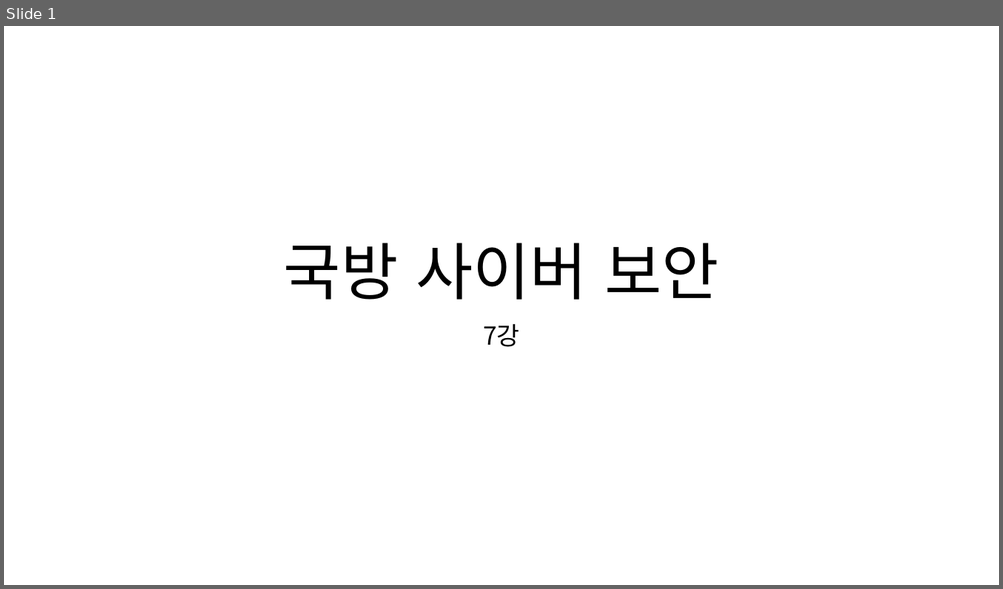
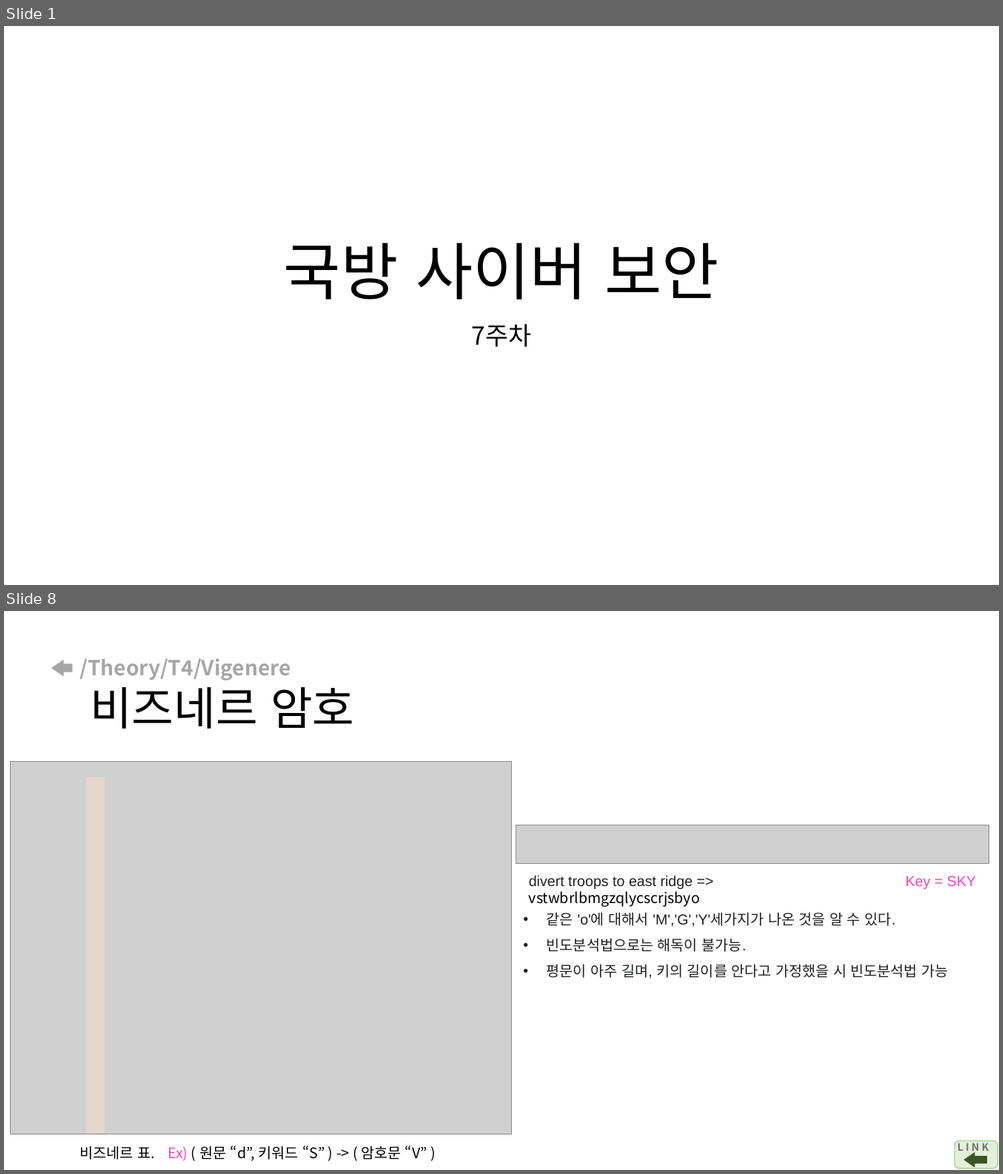
Before and after one commit to arizona95/CyberTraining, a slide deck: Lecture/student_before_class_ppt/국방사이버보안_수업전_7강.pptx. Shown one above the other, each under a label of ours: slide 1 before the commit, slides 1 and 8 after it; the slides between them are not shown. The pictures are 1003x589 and 1003x1174 pixels, drawn with LibreOffice and Linux fonts; fonts in the diff are those of the drawing; grey boxes stand for pictures. Boxes give left, top, right and bottom in pixels: in the first picture for what was removed or moved away, otherwise in the second. Text is boxed around its words. In the diff, an @@ line names an element or a change of style, - is before the commit and + after.

```diff
--- a/Lecture/student_before_class_ppt/국방사이버보안_수업전_7강.pptx
+++ b/Lecture/student_before_class_ppt/국방사이버보안_수업전_7강.pptx
@@ slide 8 added at [4, 611, 999, 1170], background #FFFFFF @@
@@ right arrow added at [51, 660, 72, 677], fill #A6A6A6 @@
@@ title added at [79, 658, 354, 729], 20 pt, text #A6A6A6, bold @@
+/Theory/T4/Vigenere
+비즈네르 암호
@@ picture added at [11, 762, 512, 1135] @@
@@ rectangle added at [86, 777, 105, 1133], fill #FDDFC7 at 50% opacity @@
@@ picture added at [516, 825, 989, 864] @@
@@ text added at [529, 875, 700, 907], 14 pt, text #202122 @@
+divert troops to east ridge => vstwbrlbmgzqlycscrjsbyo
@@ text added at [905, 876, 976, 889], 14 pt, text #F743BB @@
+Key = SKY
@@ text added at [546, 912, 948, 979], 14 pt, text #202122 @@
+• 같은 'o'에 대해서 'M','G','Y'세가지가 나온 것을 알 수 있다.
+• 빈도분석법으로는 해독이 불가능.
+• 평문이 아주 길며, 키의 길이를 안다고 가정했을 시 빈도분석법 가능
@@ rounded rectangle added at [955, 1142, 998, 1169], fill #E2F0D9, outline #A9D18E 1 pt @@
@@ text added at [957, 1142, 989, 1155], 10 pt, text #767171, bold @@
+L I N K
@@ text added at [79, 1146, 427, 1162], 14 pt, text #000000 @@
+비즈네르 표. Ex) ( 원문 “d”, 키워드 “S” ) -> ( 암호문 “V” )
@@ right arrow added at [964, 1153, 987, 1167], fill #385723 @@
@@ slide 1 changed as well @@
@@ subtitle at [472, 324, 531, 347]: text changed @@
-7강
+7주차
```
Also in this commit, not shown: 2 other slides changed, 16 other slides added, 13 slides removed, 21 other files.
